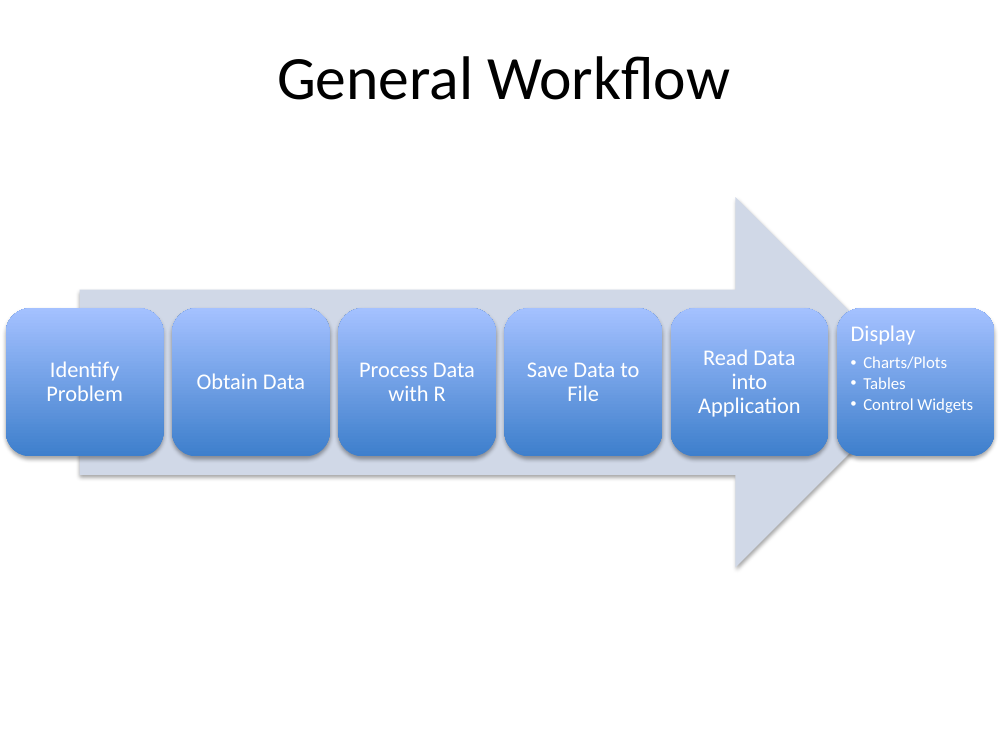
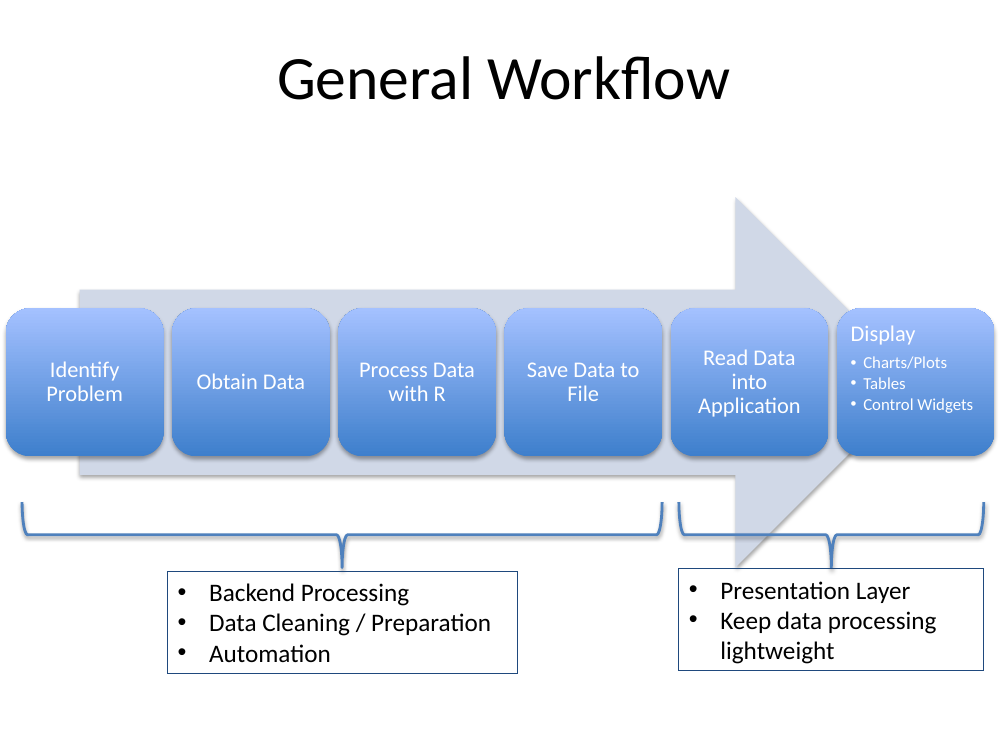
Before and after one commit to cabradbury/shiny-apps-part1, a slide deck: slide 5 of Presentation.pptx. Drawn at 1008x756 pixels with LibreOffice and Linux fonts; fonts in the diff are those of the drawing. Boxes give left, top, right and bottom in pixels: in the first picture for what was removed or moved away, otherwise in the second. Text is boxed around its words. In the diff, an @@ line names an element or a change of style, - is before the commit and + after.

```diff
--- a/Presentation.pptx
+++ b/Presentation.pptx
@@ right brace added at (x1=22, y1=502, x2=662, y2=568), outline #4F81BD 2 pt @@
@@ right brace added at (x1=679, y1=501, x2=983, y2=567), outline #4F81BD 2 pt @@
@@ rectangle added at (x1=679, y1=569, x2=984, y2=670), outline #1F497D 0.75 pt, 18 pt, text #000000 @@
+• Presentation Layer
+• Keep data processing lightweight
@@ rectangle added at (x1=167, y1=572, x2=517, y2=673), outline #1F497D 0.75 pt, 18 pt, text #000000 @@
+• Backend Processing
+• Data Cleaning / Preparation
+• Automation
```
Also in this commit, not shown: 9 other slides changed, 1 slide added, 3 other files.
